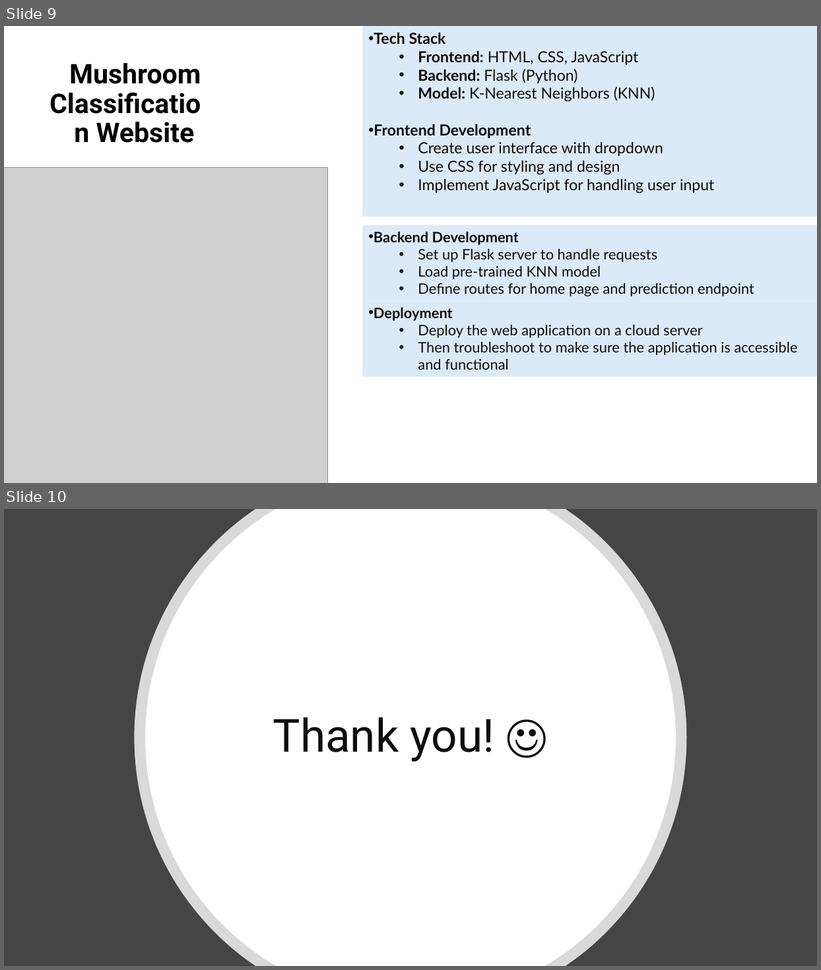
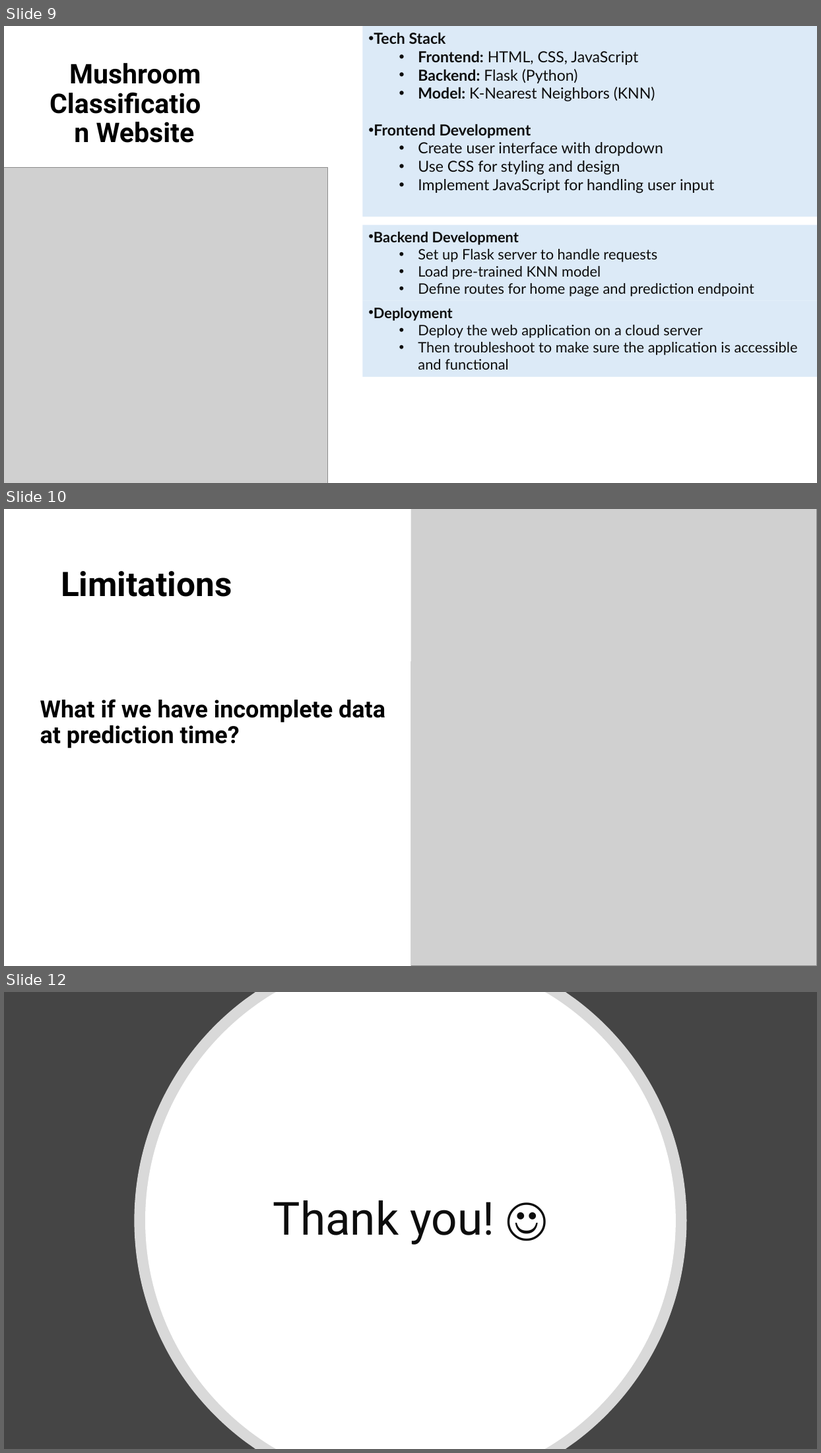
Before and after one commit to mjhihi/project4_team1, a slide deck: Mushroom Classification.pptx. Shown one above the other, each under a label of ours: slides 9 and 10 before the commit, slides 9, 10 and 12 after it; the slides between them are not shown. The pictures are 821x970 and 821x1453 pixels, drawn with LibreOffice and Linux fonts; fonts in the diff are those of the drawing; grey boxes stand for pictures. Boxes give left, top, right and bottom in pixels: in the first picture for what was removed or moved away, otherwise in the second. Text is boxed around its words. In the diff, an @@ line names an element or a change of style, - is before the commit and + after.

Commit message:
revised pptx

```diff
--- a/Mushroom Classification.pptx
+++ b/Mushroom Classification.pptx
@@ slide 10 added at [4, 509, 817, 966], background #FFFFFF @@
@@ rectangle added at [4, 509, 411, 966], fill #FFFFFF @@
@@ rectangle added at [4, 509, 411, 661], fill #FFFFFF @@
@@ picture added at [411, 509, 817, 966] @@
@@ title added at [61, 571, 232, 597], 40 pt, text #000000, bold @@
+Limitations
@@ text added at [40, 699, 385, 749], 28 pt, text #000000, bold @@
+  What if we have incomplete data at prediction time?
@@ what was slide 10 is now slide 12 @@
```
Also in this commit, not shown: 1 other slide added.
